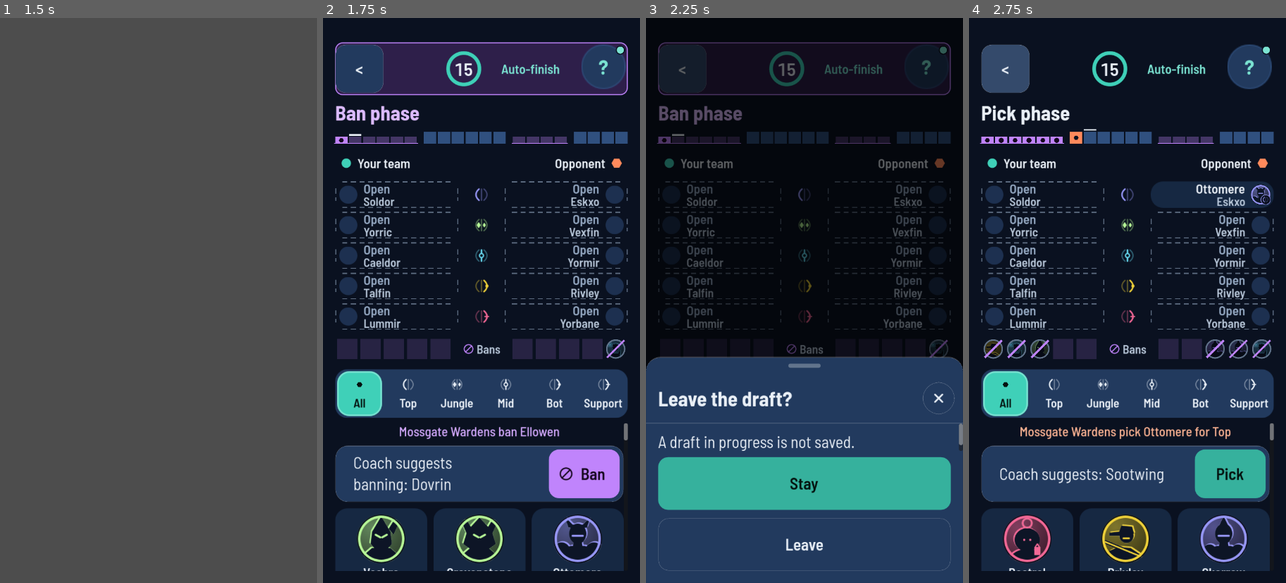
Above: before the commit, frames 1-4 (left to right).
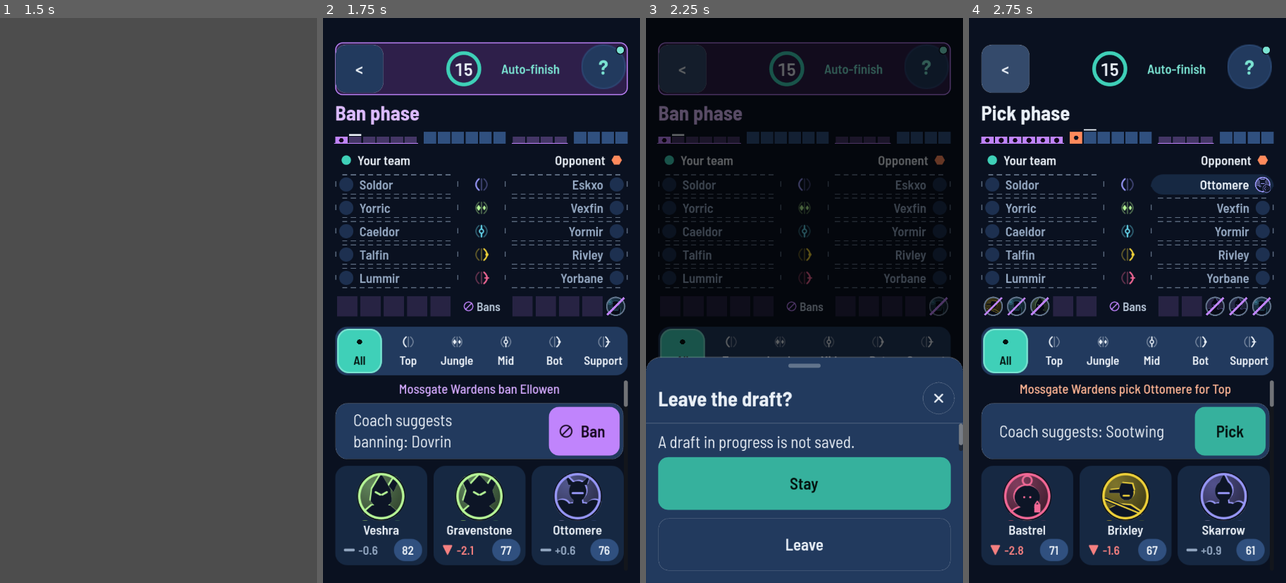
Above: after the commit, the same moments.

Repository: lowfuyi/MOBA-Manager-Dev
Game: Godot game, scene res://tests/check_ui_draft.tscn
The game is run twice, just before and just after one commit, with the same random seed, the same clock (stepped at 60 frames per second) and the same inputs. This scene is started directly instead of the project's main scene.
Inputs:
- Up to frame 1 (1.5 s): click "<" at 0.5 s; click "Auto-finish" at 1.25 s
- Up to frame 2 (1.75 s): no input
- Up to frame 3 (2.25 s): click "<" at 2 s
- Up to frame 4 (2.75 s): no input

Frame 1 is identical in both runs. In frame 2, 38% of the frame differs, in the area x 3-97%, y 24-98%; in frame 3, 4.7%; in frame 4, 39%.

Commit message:
Q6-2 (a)+(c): large text gets one-line Draft lane rows and a one-line Game Plan edge card; first hero row whole, Tempo slider on screen; checks added (producer)
Co-Authored-By: Claude Opus 5.5 <noreply@anthropic.com>

Diff:
--- a/game/src/ui/components/lane_board.gd
+++ b/game/src/ui/components/lane_board.gd
@@ -9,10 +9,14 @@
 
 const ROLES := ["top", "jg", "mid", "bot", "sup"]
 const HEADER_H := 56.0
+const HEADER_LINE_H := 44.0        # one-line rows (large text): a shorter header and 6 px between rows
+const SEP := 8
+const SEP_LINE := 6
 const BANS_H := 60.0
 const MAX_BANS := 5
 
 var compact := true
+var one_line := false              # large text: one-line 40 px rows (LaneRow.one_line, DECISIONS Q6-2 (a))
 var tut_id := ""
 var applied := 0
 var rows: Dictionary = {}          # role -> LaneRow
@@ -91,16 +95,19 @@
 			draw_multiline(strikes, UI.BAN, 4.0)
 
 
-func _init(p_compact: bool = true, p_tut_id: String = "") -> void:
+func _init(p_compact: bool = true, p_tut_id: String = "", p_one_line: bool = false) -> void:
 	compact = p_compact
+	one_line = p_one_line
 	tut_id = p_tut_id
-	add_theme_constant_override("separation", 8)
+	add_theme_constant_override("separation", SEP_LINE if one_line else SEP)
 	size_flags_horizontal = Control.SIZE_EXPAND_FILL
 	mouse_filter = Control.MOUSE_FILTER_IGNORE
 	header = _Header.new()
+	if one_line:
+		header.custom_minimum_size = Vector2(0.0, HEADER_LINE_H)
 	add_child(header)
 	for r in ROLES:
-		var row := LaneRow.new(r, compact, "%s.%s" % [tut_id, r] if tut_id != "" else "")
+		var row := LaneRow.new(r, compact, "%s.%s" % [tut_id, r] if tut_id != "" else "", one_line)
 		rows[r] = row
 		add_child(row)
 	bans_row = _Bans.new(self)
@@ -145,6 +152,17 @@
 		(rows[r] as LaneRow).set_compact(v)
 
 
+func set_one_line(v: bool) -> void:
+	if v == one_line:
+		return
+	one_line = v
+	applied += 1
+	add_theme_constant_override("separation", SEP_LINE if one_line else SEP)
+	header.custom_minimum_size = Vector2(0.0, HEADER_LINE_H if one_line else HEADER_H)
+	for r in ROLES:
+		(rows[r] as LaneRow).set_one_line(v)
+
+
 func set_slot(role: String, side: String, data: Dictionary) -> void:
 	if not rows.has(role):
 		return
--- a/game/src/ui/components/lane_row.gd
+++ b/game/src/ui/components/lane_row.gd
@@ -13,12 +13,16 @@
 ##   player  the player's name (shown under the hero name; for "empty" it is the name of the player who plays this role)
 ## Mid column: the role glyph (32 px, role colour) and the role word (Caption 24); at large text, when the room is under 620 px,
 ## the column shrinks to the glyph alone (UI-PASS-2 11b). Names are cut with "..." and never wrap.
-## Built once; set_slot / set_compact change it in place (an equal value changes nothing). Colour-blind cue: shape and word
+## One-line rows (0.12.1, Founder's choice (a) of DECISIONS Q6-2, large text only): 40 px, one line per slot. A filled slot shows
+## the hero name only; an open slot shows the name of the player who would play there, dimmed (the dashed outline says "open";
+## "Open" only when there is no player); a ban shows the greyed name and the cross. The player's name under a hero is left out.
+## Built once; set_slot / set_compact / set_one_line change it in place (an equal value changes nothing). Colour-blind cue: shape and word
 ## (dashed, solid ring plus arrow, portrait, cross plus "Ban"), never colour alone.
 
 const SIDES := ["you", "them"]
 const H_FULL := 72.0
 const H_COMPACT := 52.0
+const H_LINE := 40.0
 const CENTER_FULL := 128.0
 const CENTER_NARROW := 76.0
 const GAP := 8.0
@@ -26,6 +30,7 @@
 
 var lane := "top"
 var compact := false
+var one_line := false          # large text: 40 px rows, one line per slot (Q6-2 (a))
 var tut_id := ""
 var applied := 0
 var draw_count := 0
@@ -37,14 +42,15 @@
 var centre_word := true    # false when the centre column is the glyph alone (set during layout, tests read it)
 
 
-func _init(p_lane: String = "top", p_compact: bool = false, p_tut_id: String = "") -> void:
+func _init(p_lane: String = "top", p_compact: bool = false, p_tut_id: String = "", p_one_line: bool = false) -> void:
 	lane = p_lane if ArtPalette.ROLES.has(p_lane) else "top"
 	compact = p_compact
+	one_line = p_one_line
 	tut_id = p_tut_id
 	mouse_filter = Control.MOUSE_FILTER_IGNORE
 	size_flags_horizontal = Control.SIZE_EXPAND_FILL
 	focus_mode = Control.FOCUS_NONE
-	custom_minimum_size = Vector2(0.0, H_COMPACT if compact else H_FULL)
+	custom_minimum_size = Vector2(0.0, row_h())
 	CompKit.mark_stateful(self)
 	CompKit.tag(self, tut_id)
 	_note_cue()
@@ -73,8 +79,25 @@
 		return
 	compact = v
 	applied += 1
-	custom_minimum_size = Vector2(0.0, H_COMPACT if compact else H_FULL)
-	queue_redraw()
+	custom_minimum_size = Vector2(0.0, row_h())
+	queue_redraw()
+
+
+func set_one_line(v: bool) -> void:
+	if v == one_line:
+		return
+	one_line = v
+	applied += 1
+	custom_minimum_size = Vector2(0.0, row_h())
+	_note_cue()
+	queue_redraw()
+
+
+## The row height: 40 px one line, else 52 px compact or 72 px full.
+func row_h() -> float:
+	if one_line:
+		return H_LINE
+	return H_COMPACT if compact else H_FULL
 
 
 ## Set one slot. `data` keys not given keep their value; an equal slot changes nothing.
@@ -111,11 +134,11 @@
 func cue_for(side: String) -> String:
 	match state_of(side):
 		"empty":
-			return "dashed+word"
+			return "dashed+dim name" if one_line else "dashed+word"
 		"target":
 			return "ring+arrow"
 		"banned":
-			return "cross+word"
+			return "cross+grey name" if one_line else "cross+word"
 	return "portrait"
 
 
@@ -162,14 +185,14 @@
 	var ww := size.x if w < 0.0 else w
 	var cw := centre_w(ww)
 	var sw := (ww - cw - GAP * 2.0) * 0.5
-	var h := H_COMPACT if compact else H_FULL
+	var h := row_h()
 	return Rect2(Vector2(0.0, 0.0) if side == "you" else Vector2(ww - sw, 0.0), Vector2(sw, h))
 
 
 func _layout() -> void:
 	_ops.clear()
 	var w := size.x if size.x > 0.0 else 672.0
-	var h := H_COMPACT if compact else H_FULL
+	var h := row_h()
 	var cw := centre_w(w)
 	# the centre column
 	var gx := w * 0.5
@@ -193,14 +216,14 @@
 	var hero: Dictionary = d["hero"]
 	var mirror := side == "them"
 	var f := UI.font("SemiBold")
-	var ph := 40.0 if compact else 52.0
+	var ph := 32.0 if one_line else (40.0 if compact else 52.0)
 	var px := r.position.x + (r.size.x - ph - 6.0 if mirror else 6.0)
 	var pr := Rect2(px, r.position.y + (r.size.y - ph) * 0.5, ph, ph)
 	var tx := (r.position.x + 10.0) if mirror else (px + ph + 10.0)
 	var room := r.size.x - ph - 6.0 - 10.0 - 10.0
 	var align := 2 if mirror else 0
 	var player := String(d["player"])
-	var line1_cy := r.position.y + (r.size.y * 0.5 - 12.0 if player != "" or st == "banned" else r.size.y * 0.5)
+	var line1_cy := r.position.y + (r.size.y * 0.5 - 12.0 if (player != "" or st == "banned") and not one_line else r.size.y * 0.5)
 	var line2_cy := r.position.y + r.size.y * 0.5 + 13.0
 	# background
 	match st:
@@ -217,8 +240,11 @@
 	var empty_look := st == "empty" or st == "target"
 	if empty_look:
 		_ops.shape("disc", pr.grow(-2.0), Color(UI.PANEL3.r, UI.PANEL3.g, UI.PANEL3.b, 0.5))
-		_ops.text(f, UI.S_SMALL, Strings.t("draft.slot_open"), tx, line1_cy, room, UI.DIM, align)
-		if player != "":
+		if one_line:
+			_ops.text(f, UI.S_SMALL, player if player != "" else Strings.t("draft.slot_open"), tx, line1_cy, room, UI.DIM, align)
+		else:
+			_ops.text(f, UI.S_SMALL, Strings.t("draft.slot_open"), tx, line1_cy, room, UI.DIM, align)
+		if player != "" and not one_line:
 			_ops.text(f, UI.S_CAPTION, player, tx, line2_cy, room, UI.TEXT2, align)
 		if st == "target":
 			var ax := r.end.x - 34.0 if not mirror else r.position.x + 6.0
@@ -230,13 +256,14 @@
 			var sil: Dictionary = hp["sil"]
 			_ops.portraits.append(["hero", pr, str(sil["role"]), int(sil["variant"]), float(sil["hue_shift"]), bool(sil["mirror"]), banned])
 			if ph <= 56.0:
-				var dd := clampf(ph * 0.46, 20.0, 26.0)
+				var dd := 16.0 if one_line else clampf(ph * 0.46, 20.0, 26.0)
 				_ops.portraits.append(["chip", Rect2(pr.end - Vector2(dd, dd), Vector2(dd, dd)), str(sil["role"])])
 			_ops.text(f, UI.S_SMALL, str(hp["name"]), tx, line1_cy, room, UI.TEXT_OFF if banned else UI.TEXT, align)
 		if banned:
 			_ops.icon("cross", Rect2(pr.get_center() - Vector2(14, 14), Vector2(28, 28)), UI.BAD)
-			_ops.text(f, UI.S_CAPTION, Strings.t("card.banned"), tx, line2_cy, room, UI.TEXT2, align)
-		elif player != "":
+			if not one_line:
+				_ops.text(f, UI.S_CAPTION, Strings.t("card.banned"), tx, line2_cy, room, UI.TEXT2, align)
+		elif player != "" and not one_line:
 			_ops.text(f, UI.S_CAPTION, player, tx, line2_cy, room, UI.TEXT2, align)
 
 
--- a/game/src/ui/screen_draft.gd
+++ b/game/src/ui/screen_draft.gd
@@ -386,7 +386,7 @@
 		body.add_child(titles)
 	steps = _Steps.new()
 	body.add_child(steps)
-	board = LaneBoard.new(_compact_board(), "draft.board")
+	board = LaneBoard.new(_compact_board(), "draft.board", UI.large)    # large text: one-line rows (DECISIONS Q6-2 (a))
 	body.add_child(board)
 	needs = HomeKit.ChipRow.new([])
 	needs.name = "Needs"
--- a/game/src/ui/screen_game_plan.gd
+++ b/game/src/ui/screen_game_plan.gd
@@ -107,7 +107,9 @@
 	func _relayout() -> void:
 		# large text: the "before luck" line gives its room to the controls (UI-PASS-2 6.4 (b) allows it in the "?" help instead)
 		_note = [] if UI.large else PlanKit.wrap(UI.font(), UI.S_CAPTION, Strings.t("gp.pv.note"), _w() - 48.0, 2)
-		var h := 24.0 + 56.0 + 10.0 + 14.0 + 14.0 + 44.0 + 8.0 + float(_note.size()) * 30.0 + 16.0
+		# large text: one line (DECISIONS Q6-2 (c)): the label and the arrow with the number; the You | Them bar and the two chips
+		# ("Balanced plan", "This plan") give their room to the controls (the Coach sheet still shows the edge before and after)
+		var h := 12.0 + 56.0 + 12.0 if UI.large else 24.0 + 56.0 + 10.0 + 14.0 + 14.0 + 44.0 + 8.0 + float(_note.size()) * 30.0 + 16.0
 		if absf(custom_minimum_size.y - h) > 0.5:
 			custom_minimum_size = Vector2(0, h)
 		queue_redraw()
@@ -124,7 +126,7 @@
 		var sb := UI.font("SemiBold")
 		var x0 := 24.0
 		var room := w - 48.0
-		var y := 24.0
+		var y := 12.0 if UI.large else 24.0
 		_ops.text(sb, UI.S_SMALL, Strings.t("gp.pv.edge"), x0, y + 28.0, room * 0.5, UI.DIM)
 		var col := UI.delta_color(value) if absf(value) > 0.0005 else UI.TEXT
 		var num := UI.pct(shown)
@@ -132,6 +134,9 @@
 		var nw := CardKit.text_w(nf, UI.S_TITLE, num)
 		_ops.text(nf, UI.S_TITLE, num, x0 + room - nw, y + 28.0, nw + 2.0, col)
 		_ops.icon(arrow_of(value), Rect2(x0 + room - nw - 48.0, y + 8.0, 40.0, 40.0), col)
+		if UI.large:
+			_ops.flush(self)
+			return
 		y += 56.0 + 10.0
 		# the You | Them bar: your share grows with the edge (a 30 percent edge fills most of it); the notch marks even
 		var share := clampf(0.5 + value * 1.5, 0.06, 0.94)
--- a/game/tests/check_ui_draft.gd
+++ b/game/tests/check_ui_draft.gd
@@ -2,7 +2,8 @@
 ## I-16 checks on the REAL Draft (screen_draft.gd), headless:
 ##   build_draft / fit_draft_<v>  every state builds (their turn, your ban, your pick, both sheets, a role filter, done) in normal and
 ##                    large text; no control leaves the frame; no drawn text is cut (board rows, role bar, needs, Plays as); buttons
-##                    at least 96 px high; nodes under the target (120)
+##                    at least 96 px high; nodes under the target (120); large text: one-line lane rows and the first hero row
+##                    whole in the pick state (0.12.1, DECISIONS Q6-2 (a))
 ##   arrows           draft.meta_hint speaks of arrows, and every available hero carries a drawn up, down or flat arrow (not colour)
 ##   equivalence      a full draft played through the real controls (grid tap -> sheet -> Plays as -> confirm, Take) ends in the
 ##                    same picks and bans as the same choices through the old methods (_on_hero / _apply), on 20 seeds
@@ -237,6 +238,16 @@
 	ok(UI.plain(d.title_label.text) == UI.plain(Strings.t("draft.phase.pick")) and UI.plain(d.take_button.text) == UI.plain(Strings.t("draft.do_pick")), "build_draft_%s_pick: the heading says Pick phase and the button reads Pick" % v)
 	ok(d.last_label.visible and UI.plain(d.last_label.text) != "", "build_draft_%s_pick: a line says what the other team did last" % v)
 	await _fit_state(d, v, "pick")
+	if v == "large":    # DECISIONS Q6-2 (a), 0.12.1: one-line lane rows, so the first hero row is whole above the fold
+		var one := true
+		for r in d.board.rows.values():
+			one = one and (r as LaneRow).one_line and absf((r as LaneRow).size.y - LaneRow.H_LINE) < 0.5
+		ok(one and d.board.one_line, "fit_draft_large_pick: the lane rows are one line, %d px" % int(LaneRow.H_LINE))
+		var gs := d.grid_scroll.get_global_rect()
+		var c0 := d.grid.global_card_rect(String(d.grid.shown_ids()[0]))
+		ok(c0.end.y <= gs.end.y + 0.5, "fit_draft_large_pick: the first hero row is whole with the opponent move line on show (card ends %.0f, area %.0f)" % [c0.end.y, gs.end.y])
+	else:
+		ok(not d.board.one_line and not d.board.row("top").one_line, "fit_draft_normal_pick: normal text keeps two-line rows")
 	d._open_sheet(String(d.grid.shown_ids()[1]))
 	await frames(6)
 	ok(d.sheet_slot != null and d.sheet_confirm != null and d.sheet_slot.is_visible_in_tree() and d.sheet_confirm.is_visible_in_tree(), "build_draft_%s_sheet_pick: Plays as and the confirm button are both there" % v)
--- a/game/tests/check_ui_gameplan.gd
+++ b/game/tests/check_ui_gameplan.gd
@@ -2,7 +2,8 @@
 ## I-17 checks on the REAL Game Plan (screen_game_plan.gd), headless:
 ##   build_gp / fit_gp_<v>  every state builds (Overall, Early, Mid, Late, If behind off and on, the Coach sheet, the plan sheet) in
 ##                    normal and large text; no control leaves the frame; no drawn text is cut (hero, stand, tracks, strip, Jungle
-##                    focus); buttons at least 96 px high; nodes under the target (120); the expected edge stays on screen
+##                    focus); buttons at least 96 px high; nodes under the target (120); the expected edge stays on screen; large text: the edge is
+##                    one line and the Tempo slider is on screen on the Early page (0.12.1, DECISIONS Q6-2 (c))
 ##   equivalence      30 random sequences of taps on the real controls (plan sheet rows and switches, the off card, phase nodes,
 ##                    detents, Jungle focus, Coach and Apply, Reset) leave the same plan set in the save as the old screen's logic
 ##                    given the same actions (the old methods' bodies, copied below as the reference model)
@@ -232,6 +233,11 @@
 		shown.sort()
 		ok(shown == w2 and gp.stand.visible == (ph != "overall"), "build_gp_%s_%s: the page shows %s and its meters" % [v, ph, str(want)])
 		await _fit_state(gp, v, ph)
+		if ph == "early" and v == "large":    # DECISIONS Q6-2 (c), 0.12.1: the one-line edge card leaves Tempo's slider on screen
+			var pr := gp.page_scroll.get_global_rect()
+			var tr := (gp.tracks["t"] as Control).get_global_rect()
+			var slider_end := tr.position.y + DetentTrack.HEAD_H + DetentTrack.TRACK_H
+			ok(gp.hero.size.y <= 80.5 and slider_end <= pr.end.y + 0.5, "fit_gp_large_early: the edge is one line (%.0f px) and the Tempo slider is on screen (ends %.0f, page %.0f)" % [gp.hero.size.y, slider_end, pr.end.y])
 	gp._set_tab("behind_early")
 	await frames(2)
 	ok(gp.off_card.visible and not gp.tracks["l"].visible and gp.coach_button.disabled, "build_gp_%s_behind_off: a trigger plan that is off shows the switch-on card, no controls" % v)
Not shown, changed: CLAUDE.md
Not shown, changed: company/DECISIONS.md
Not shown, changed: company/LEDGER.md
